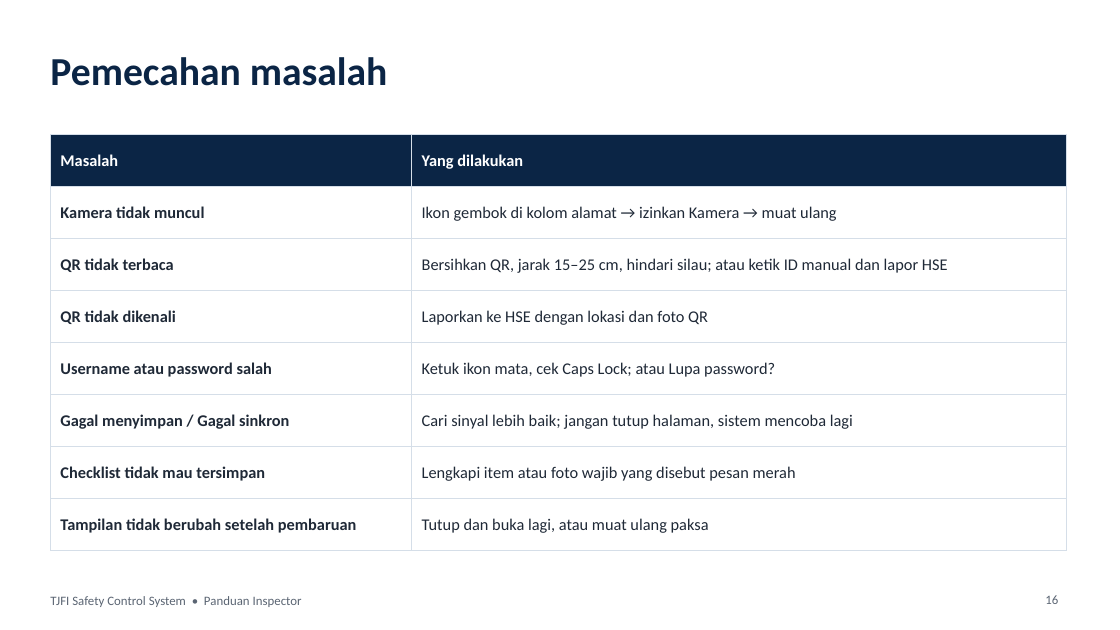
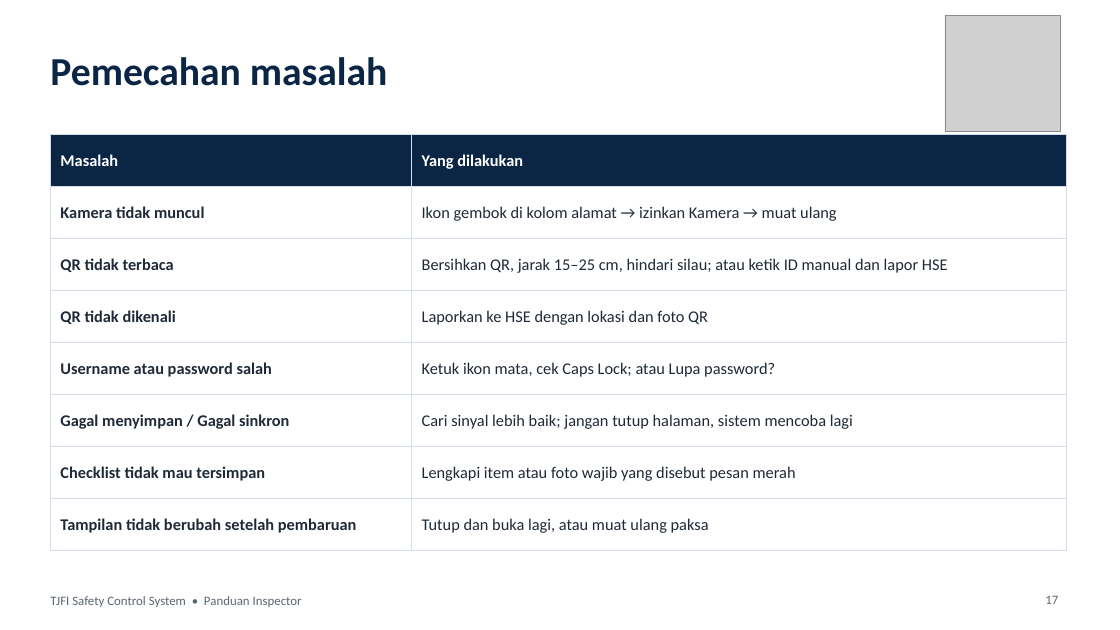
Before and after one commit to tjforge-hse/tjforge-hse.github.io, a slide deck: slide 17 of panduan-inspector.pptx (slide 16 before the commit). Drawn at 1120x630 pixels with LibreOffice and Linux fonts; fonts in the diff are those of the drawing; grey boxes stand for pictures. Boxes give left, top, right and bottom in pixels: in the first picture for what was removed or moved away, otherwise in the second. Text is boxed around its words. In the diff, an @@ line names an element or a change of style, - is before the commit and + after.

```diff
--- a/panduan-inspector.pptx
+++ b/panduan-inspector.pptx
@@ picture added at [945, 16, 1061, 132] @@
@@ page number at [1045, 596, 1058, 604]: text changed @@
-16
+17
```
Also in this commit, not shown: 9 other slides changed, 1 slide added, 1 other file.
